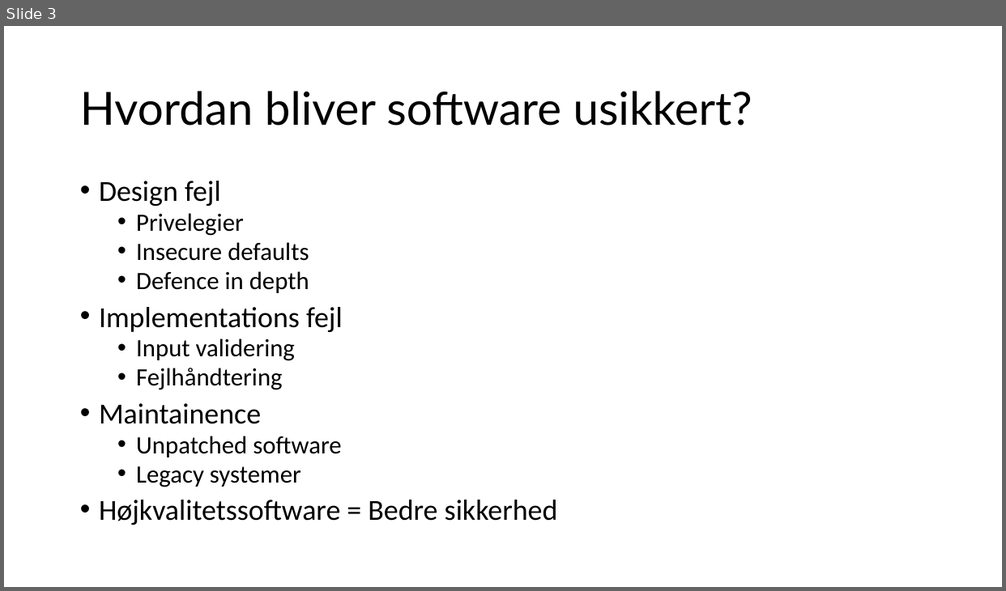
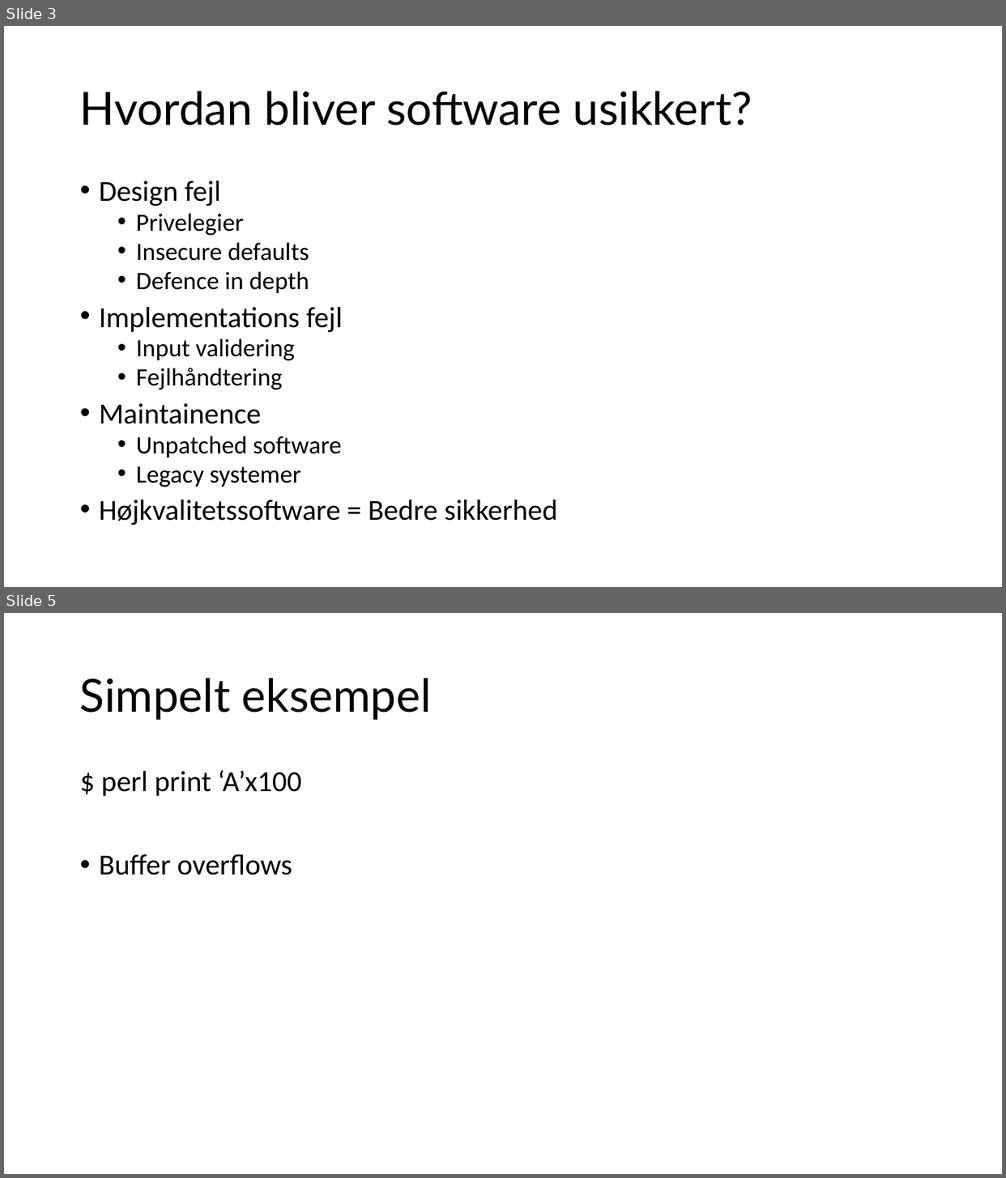
Before and after one commit to Kristiansax/kea-software-security-exam-slides, a slide deck: 4 - Fuzzing af applikationer.pptx. Shown one above the other, each under a label of ours: slide 3 before the commit, slides 3 and 5 after it; the slides between them are not shown. The pictures are 1006x591 and 1006x1178 pixels, drawn with LibreOffice and Linux fonts; fonts in the diff are those of the drawing. Boxes give left, top, right and bottom in pixels: in the first picture for what was removed or moved away, otherwise in the second. Text is boxed around its words. In the diff, an @@ line names an element or a change of style, - is before the commit and + after.

```diff
--- a/4 - Fuzzing af applikationer.pptx
+++ b/4 - Fuzzing af applikationer.pptx
@@ slide 5 added at box(4, 613, 1002, 1174), background #FFFFFF @@
@@ title added at box(80, 678, 432, 720), 44 pt, text #000000 @@
+Simpelt eksempel
@@ text added at box(99, 770, 302, 875), 28 pt, text #000000 @@
+$ perl print ‘A’x100
+• Buffer overflows
```
Also in this commit, not shown: 3 other slides added, 18 other files.
